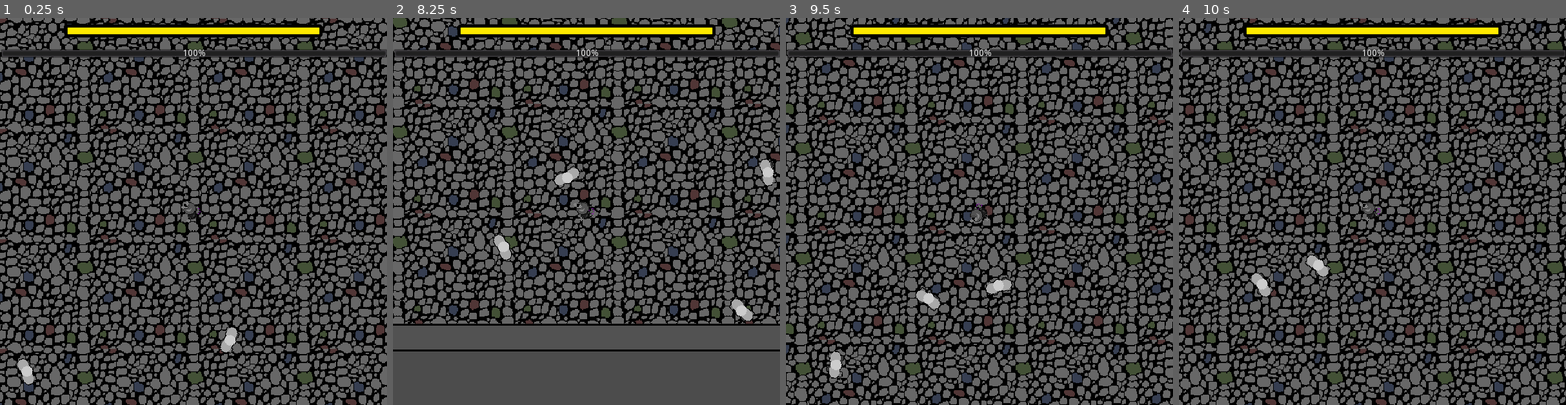
Above: before the commit, frames 1-4 (left to right).
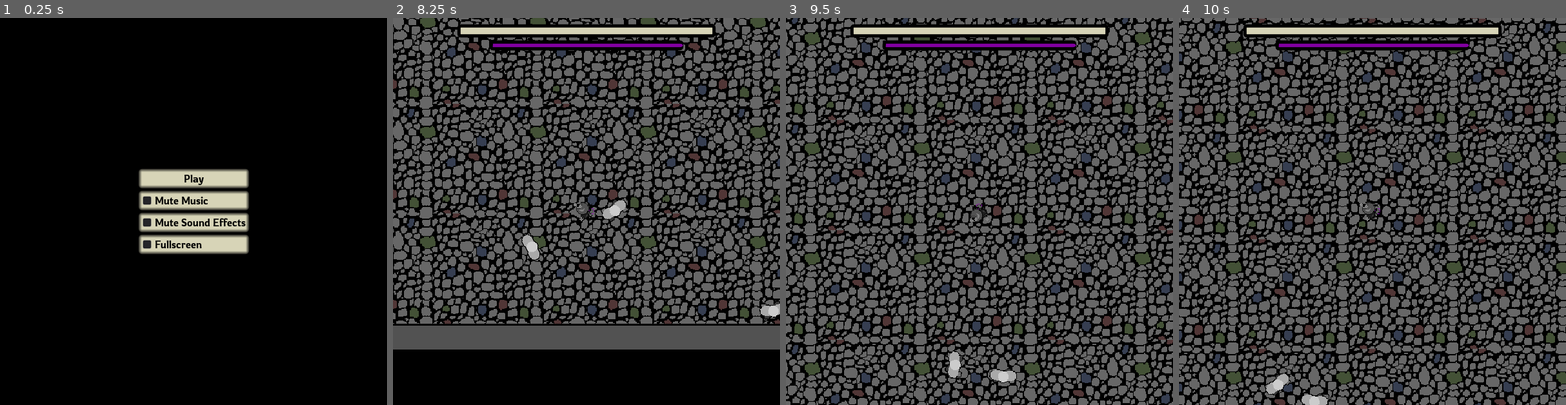
Above: after the commit, the same moments.

Repository: the-alex-g/LD52
Game: Godot game, scene res://Menu/MainMenu.tscn
Two runs of this game, one before a commit and one after it. Both use one fixed random seed, a clock stepped at 60 frames per second and the inputs below. Before the commit the project starts from res://World/World.tscn.
Inputs (mouse positions are in pixels of both pictures, inside the frame that each line leads up to):
- Up to frame 1 (0.25 s): no input
- Up to frame 2 (8.25 s): click (586, 199) at 0.5 s, where only the run after the commit has a clickable "Mute Music"; click (586, 223) at 1.25 s, where only the run after the commit has a clickable "Mute Sound Effects"; click (586, 180) at 2 s, where only the run after the commit has a clickable "Play"; move the mouse to (671, 192) at 2.77 s; hold D (right) 2.78-3.53 s; hold Space (shoot) 2.78-3.53 s; move the mouse to (509, 230) at 3.52 s; hold S (down) 3.53-4.28 s; tap Space (shoot) every 1.5 s from 3.6 to 8.1 s; move the mouse to (625, 126) at 4.27 s; hold D (right) 4.28-5.03 s; hold Space (shoot) 4.28-5.03 s; move the mouse to (567, 288) at 5.02 s; hold W (up) 5.03-5.78 s; move the mouse to (702, 269) at 5.77 s; hold Space (shoot) 5.78-6.53 s; hold A (left) 5.78-7.28 s; move the mouse to (470, 153) at 6.52 s; move the mouse to (605, 211) at 7.27 s; hold S (down) 7.28-8.03 s; hold Space (shoot) 7.28-8.03 s; move the mouse to (528, 114) at 8.02 s; hold D (right) from 8.03 s (still down)
- Up to frame 3 (9.5 s): move the mouse to (1064, 192) at 8.77 s; release D (right) at 8.78 s; hold W (up) from 8.78 s (still down); hold Space (shoot) from 8.78 s (still down)
- Up to frame 4 (10 s): move the mouse to (1295, 230) at 9.52 s; release W (up) at 9.53 s; release Space (shoot) at 9.53 s; hold D (right) from 9.53 s (still down); tap Space (shoot) at 9.6 s

The runs differ from the first frame. In frame 1, 62% of the frame differs, in the area x 0-100%, y 0-100%; in frame 2, 60%; in frame 3, 55%; in frame 4, 54%.

Commit message:
Add some juice
(main loop music, particle effects, and theme)

Diff:
--- a/project/AI/MageAI.gd
+++ b/project/AI/MageAI.gd
@@ -39,7 +39,7 @@
 func _process_magic_timer()->void:
 	if _is_target_in_range() and _magic_cooldown_timer.is_stopped() and target != null:
 		_magic_cooldown_timer.start()
-	elif not _is_target_in_range() or target == null:
+	if not _is_target_in_range() or target == null:
 		_magic_cooldown_timer.stop()
 
 
--- a/project/Menu/MainMenu.gd
+++ b/project/Menu/MainMenu.gd
@@ -1,5 +1,28 @@
 extends Control
 
+var _sfx_bus := -1
+var _music_bus := -1
+
+
+func _ready()->void:
+	_sfx_bus = AudioServer.get_bus_index("SFX")
+	_music_bus = AudioServer.get_bus_index("Music")
+	$VBoxContainer/Fullscreen.pressed = OS.window_fullscreen
+	$VBoxContainer/SFXMute.pressed = AudioServer.is_bus_mute(_sfx_bus)
+	$VBoxContainer/MusicMute.pressed = AudioServer.is_bus_mute(_music_bus)
 
 func _on_Play_pressed():
+	# warning-ignore:return_value_discarded
 	get_tree().change_scene("res://World/World.tscn")
+
+
+func _on_Fullscreen_toggled(button_pressed:bool)->void:
+	OS.window_fullscreen = button_pressed
+
+
+func _on_MusicMute_toggled(button_pressed:bool)->void:
+	AudioServer.set_bus_mute(_music_bus, button_pressed)
+
+
+func _on_SFXMute_toggled(button_pressed:bool)->void:
+	AudioServer.set_bus_mute(_sfx_bus, button_pressed)
--- a/project/Menu/MainMenu.tscn
+++ b/project/Menu/MainMenu.tscn
@@ -1,21 +1,50 @@
-[gd_scene load_steps=2 format=2]
+[gd_scene load_steps=3 format=2]
 
 [ext_resource path="res://Menu/MainMenu.gd" type="Script" id=1]
+[ext_resource path="res://Menu/theme.tres" type="Theme" id=2]
 
 [node name="MainMenu" type="Control"]
 anchor_right = 1.0
 anchor_bottom = 1.0
+theme = ExtResource( 2 )
 script = ExtResource( 1 )
 
-[node name="Play" type="Button" parent="."]
+[node name="VBoxContainer" type="VBoxContainer" parent="."]
 anchor_left = 0.5
 anchor_top = 0.5
 anchor_right = 0.5
 anchor_bottom = 0.5
-margin_left = -19.0
-margin_top = -10.0
-margin_right = 19.0
-margin_bottom = 10.0
+margin_left = -20.5
+margin_top = -20.0
+margin_right = 20.5
+margin_bottom = 20.0
+grow_horizontal = 2
+grow_vertical = 2
+
+[node name="Play" type="Button" parent="VBoxContainer"]
+margin_right = 171.0
+margin_bottom = 30.0
 text = "Play"
 
-[connection signal="pressed" from="Play" to="." method="_on_Play_pressed"]
+[node name="MusicMute" type="CheckBox" parent="VBoxContainer"]
+margin_top = 34.0
+margin_right = 171.0
+margin_bottom = 64.0
+text = "Mute Music"
+
+[node name="SFXMute" type="CheckBox" parent="VBoxContainer"]
+margin_top = 68.0
+margin_right = 171.0
+margin_bottom = 98.0
+text = "Mute Sound Effects"
+
+[node name="Fullscreen" type="CheckBox" parent="VBoxContainer"]
+margin_top = 102.0
+margin_right = 171.0
+margin_bottom = 132.0
+text = "Fullscreen"
+
+[connection signal="pressed" from="VBoxContainer/Play" to="." method="_on_Play_pressed"]
+[connection signal="toggled" from="VBoxContainer/MusicMute" to="." method="_on_MusicMute_toggled"]
+[connection signal="toggled" from="VBoxContainer/SFXMute" to="." method="_on_SFXMute_toggled"]
+[connection signal="toggled" from="VBoxContainer/Fullscreen" to="." method="_on_Fullscreen_toggled"]
--- /dev/null
+++ b/project/Menu/large_font.tres
@@ -0,0 +1,9 @@
+[gd_resource type="DynamicFont" load_steps=2 format=2]
+
+[ext_resource path="res://Menu/Rowdies-Light.ttf" type="DynamicFontData" id=1]
+
+[resource]
+size = 32
+outline_size = 1
+outline_color = Color( 0, 0, 0, 1 )
+font_data = ExtResource( 1 )
--- /dev/null
+++ b/project/Menu/small_font.tres
@@ -0,0 +1,6 @@
+[gd_resource type="DynamicFont" load_steps=2 format=2]
+
+[ext_resource path="res://Menu/Rowdies-Light.ttf" type="DynamicFontData" id=1]
+
+[resource]
+font_data = ExtResource( 1 )
--- /dev/null
+++ b/project/Menu/theme.tres
@@ -0,0 +1,76 @@
+[gd_resource type="Theme" load_steps=7 format=2]
+
+[ext_resource path="res://Menu/small_font.tres" type="DynamicFont" id=1]
+
+[sub_resource type="StyleBoxFlat" id=3]
+bg_color = Color( 1, 0.985, 0.85, 1 )
+border_width_left = 5
+border_width_top = 5
+border_width_right = 5
+border_width_bottom = 5
+border_color = Color( 0.65, 0.64025, 0.5525, 1 )
+border_blend = true
+corner_radius_top_left = 5
+corner_radius_top_right = 5
+corner_radius_bottom_right = 5
+corner_radius_bottom_left = 5
+
+[sub_resource type="StyleBoxFlat" id=4]
+bg_color = Color( 0.843137, 0.831373, 0.717647, 1 )
+border_width_left = 5
+border_width_top = 5
+border_width_right = 5
+border_width_bottom = 5
+border_color = Color( 0.168627, 0.164706, 0.145098, 1 )
+border_blend = true
+corner_radius_top_left = 5
+corner_radius_top_right = 5
+corner_radius_bottom_right = 5
+corner_radius_bottom_left = 5
+
+[sub_resource type="StyleBoxFlat" id=5]
+bg_color = Color( 0.168627, 0.164706, 0.145098, 1 )
+border_width_left = 5
+border_width_top = 5
+border_width_right = 5
+border_width_bottom = 5
+border_color = Color( 0.43, 0.419967, 0.3698, 1 )
+border_blend = true
+corner_radius_top_left = 5
+corner_radius_top_right = 5
+corner_radius_bottom_right = 5
+corner_radius_bottom_left = 5
+
+[sub_resource type="StyleBoxFlat" id=1]
+bg_color = Color( 0.843137, 0.831373, 0.717647, 1 )
+border_width_left = 5
+border_width_top = 5
+border_width_right = 5
+border_width_bottom = 5
+border_color = Color( 0, 0, 0, 1 )
+corner_radius_top_left = 5
+corner_radius_top_right = 5
+corner_radius_bottom_right = 5
+corner_radius_bottom_left = 5
+
+[sub_resource type="StyleBoxFlat" id=2]
+bg_color = Color( 0.509804, 0, 0.631373, 1 )
+skew = Vector2( 0.05, 0 )
+border_width_left = 5
+border_width_top = 5
+border_width_bottom = 5
+border_color = Color( 0, 0, 0, 1 )
+corner_radius_top_right = 5
+corner_radius_bottom_right = 5
+corner_radius_bottom_left = 5
+
+[resource]
+default_font = ExtResource( 1 )
+Button/colors/font_color = Color( 0, 0, 0, 1 )
+Button/colors/font_color_focus = Color( 0, 0, 0, 1 )
+Button/colors/font_color_hover = Color( 0, 0, 0, 1 )
+Button/styles/hover = SubResource( 3 )
+Button/styles/normal = SubResource( 4 )
+Button/styles/pressed = SubResource( 5 )
+ProgressBar/styles/bg = SubResource( 1 )
+ProgressBar/styles/fg = SubResource( 2 )
--- a/project/Pawns/ArchmagePawn.tscn
+++ b/project/Pawns/ArchmagePawn.tscn
@@ -40,9 +40,9 @@
 frames = null
 
 [node name="Halo" parent="." index="6"]
-frame = 0
+frame = 2
 
 [node name="LightHalo" type="AnimatedSprite" parent="." index="7"]
 frames = SubResource( 5 )
-frame = 1
+frame = 3
 playing = true
--- a/project/Pawns/KnightPawn.tscn
+++ b/project/Pawns/KnightPawn.tscn
@@ -12,8 +12,5 @@
 strength = 4
 frame_path = "res://Pawns/Spriteframes/KnightFrames.tres"
 
-[node name="Sprite" parent="." index="4"]
-animation = "default"
-
 [node name="Halo" parent="." index="5"]
-frame = 2
+frame = 3
--- a/project/Pawns/MagePawn.tscn
+++ b/project/Pawns/MagePawn.tscn
@@ -13,7 +13,7 @@
 
 [node name="MagicCooldownTimer" type="Timer" parent="." index="4"]
 
-[node name="Sprite" parent="." index="5"]
-animation = "default"
+[node name="Halo" parent="." index="6"]
+frame = 3
 
 [connection signal="timeout" from="MagicCooldownTimer" to="." method="_on_MagicCooldownTimer_timeout"]
--- a/project/Pawns/Pawn.tscn
+++ b/project/Pawns/Pawn.tscn
@@ -68,7 +68,7 @@
 [node name="Halo" type="AnimatedSprite" parent="."]
 position = Vector2( 2, 0 )
 frames = SubResource( 18 )
-frame = 3
+frame = 1
 playing = true
 
 [connection signal="body_entered" from="AttackArea" to="." method="_on_AttackArea_body_entered"]
--- a/project/Player/Player.gd
+++ b/project/Player/Player.gd
@@ -38,7 +38,7 @@
 	_can_shoot = false
 	_cooldown_timer.start(cooldown_time)
 
-	var target_position := global_position + (Vector2.RIGHT * 300).rotated(get_global_mouse_position().angle_to_point(global_position))
+	var target_position := global_position + (Vector2.RIGHT * 200).rotated(get_global_mouse_position().angle_to_point(global_position))
 
 	var bolt = preload("res://Weapons/DarkBolt.tscn").instance()
 	bolt.to = target_position
--- /dev/null
+++ b/project/Sound/Jukebox.gd
@@ -0,0 +1,4 @@
+extends Node
+
+
+onready var main_loop : AudioStreamPlayer = $MainLoop
--- /dev/null
+++ b/project/Sound/Jukebox.tscn
@@ -0,0 +1,11 @@
+[gd_scene load_steps=3 format=2]
+
+[ext_resource path="res://Sound/Jukebox.gd" type="Script" id=1]
+[ext_resource path="res://Sound/Music/MainLoop.ogg" type="AudioStream" id=2]
+
+[node name="Jukebox" type="Node"]
+script = ExtResource( 1 )
+
+[node name="MainLoop" type="AudioStreamPlayer" parent="."]
+stream = ExtResource( 2 )
+bus = "Music"
--- /dev/null
+++ b/project/Sound/audiobus.tres
@@ -0,0 +1,15 @@
+[gd_resource type="AudioBusLayout" format=2]
+
+[resource]
+bus/1/name = "Music"
+bus/1/solo = false
+bus/1/mute = false
+bus/1/bypass_fx = false
+bus/1/volume_db = 0.0
+bus/1/send = "Master"
+bus/2/name = "SFX"
+bus/2/solo = false
+bus/2/mute = false
+bus/2/bypass_fx = false
+bus/2/volume_db = 0.0
+bus/2/send = "Master"
--- a/project/Weapons/Bolt.gd
+++ b/project/Weapons/Bolt.gd
@@ -5,6 +5,7 @@
 var from : Vector2
 var damage : int
 var to : Vector2
+var finished := false
 
 onready var _target_region : CollisionShape2D = $TargetRegion
 onready var _tween : Tween = $Tween
@@ -16,15 +17,10 @@
 	if intersection.size() > 0:
 		to = intersection.position
 	_target_region.position = to
+	$ExplosionParticles.position = to
 
 	# warning-ignore:return_value_discarded
 	_tween.interpolate_property(self, "to", from, _target_region.position, 0.09, Tween.TRANS_QUAD)
-	# warning-ignore:return_value_discarded
-	_tween.start()
-	yield(_tween, "tween_all_completed")
-
-	# warning-ignore:return_value_discarded
-	_tween.interpolate_property(self, "from", null, to, 0.11, Tween.TRANS_QUAD)
 	# warning-ignore:return_value_discarded
 	_tween.start()
 	yield(_tween, "tween_all_completed")
@@ -33,11 +29,20 @@
 		if body.has_method("hit"):
 			body.hit(damage)
 
-	queue_free()
+	$ExplosionParticles.emitting = true
+	# warning-ignore:return_value_discarded
+	_tween.interpolate_property(self, "from", null, to, 0.11, Tween.TRANS_QUAD)
+	# warning-ignore:return_value_discarded
+	_tween.start()
+	yield(_tween, "tween_all_completed")
+
+	finished = true
 
 
 func _process(_delta:float)->void:
 	update()
+	if not $ExplosionParticles.emitting and finished:
+		queue_free()
 
 
 func _draw()->void:
--- a/project/Weapons/DarkBolt.tscn
+++ b/project/Weapons/DarkBolt.tscn
@@ -1,9 +1,13 @@
-[gd_scene load_steps=3 format=2]
+[gd_scene load_steps=5 format=2]
 
+[ext_resource path="res://Weapons/ParticleCircle.png" type="Texture" id=1]
 [ext_resource path="res://Weapons/Bolt.gd" type="Script" id=3]
 
 [sub_resource type="CircleShape2D" id=1]
-radius = 8.0
+radius = 16.0
+
+[sub_resource type="Gradient" id=2]
+colors = PoolColorArray( 0.715904, 0, 0.748047, 1, 0, 0, 0, 1 )
 
 [node name="DarkBolt" type="Area2D"]
 collision_layer = 16
@@ -15,3 +19,17 @@
 shape = SubResource( 1 )
 
 [node name="Tween" type="Tween" parent="."]
+
+[node name="ExplosionParticles" type="CPUParticles2D" parent="."]
+emitting = false
+amount = 32
+one_shot = true
+speed_scale = 3.0
+explosiveness = 0.5
+randomness = 0.5
+texture = ExtResource( 1 )
+direction = Vector2( 0, 0 )
+spread = 180.0
+gravity = Vector2( 0, 0 )
+initial_velocity = 16.0
+color_ramp = SubResource( 2 )
--- a/project/Weapons/GoodBolt.tscn
+++ b/project/Weapons/GoodBolt.tscn
@@ -1,9 +1,13 @@
-[gd_scene load_steps=3 format=2]
+[gd_scene load_steps=5 format=2]
 
+[ext_resource path="res://Weapons/ParticleCircle.png" type="Texture" id=1]
 [ext_resource path="res://Weapons/Bolt.gd" type="Script" id=3]
 
 [sub_resource type="CircleShape2D" id=1]
-radius = 8.0
+radius = 16.0
+
+[sub_resource type="Gradient" id=2]
+colors = PoolColorArray( 0.985229, 1, 0.527344, 1, 0.839844, 0.83664, 0.757828, 1 )
 
 [node name="GoodBolt" type="Area2D"]
 collision_layer = 16
@@ -15,3 +19,17 @@
 shape = SubResource( 1 )
 
 [node name="Tween" type="Tween" parent="."]
+
+[node name="ExplosionParticles" type="CPUParticles2D" parent="."]
+emitting = false
+amount = 32
+one_shot = true
+speed_scale = 3.0
+explosiveness = 0.5
+randomness = 0.5
+texture = ExtResource( 1 )
+direction = Vector2( 0, 0 )
+spread = 180.0
+gravity = Vector2( 0, 0 )
+initial_velocity = 16.0
+color_ramp = SubResource( 2 )
--- a/project/World/HUD.gd
+++ b/project/World/HUD.gd
@@ -32,7 +32,7 @@
 	_endgame_panel.show()
 	_endgame_label.text = message
 	PawnHandler.reset()
-	get_tree().paused = false
+	get_tree().paused = true
 
 
 func _on_Button_pressed()->void:
--- a/project/World/HUD.tscn
+++ b/project/World/HUD.tscn
@@ -1,30 +1,8 @@
 [gd_scene load_steps=4 format=2]
 
 [ext_resource path="res://World/HUD.gd" type="Script" id=1]
-
-[sub_resource type="StyleBoxFlat" id=1]
-bg_color = Color( 0.827451, 0, 1, 1 )
-skew = Vector2( 0.25, 0 )
-border_width_left = 5
-border_width_top = 5
-border_width_bottom = 5
-border_color = Color( 0, 0, 0, 1 )
-corner_radius_top_left = 5
-corner_radius_top_right = 5
-corner_radius_bottom_right = 5
-corner_radius_bottom_left = 5
-
-[sub_resource type="StyleBoxFlat" id=2]
-bg_color = Color( 1, 0.913725, 0, 1 )
-border_width_left = 5
-border_width_top = 5
-border_width_right = 5
-border_width_bottom = 5
-border_color = Color( 0, 0, 0, 1 )
-corner_radius_top_left = 5
-corner_radius_top_right = 5
-corner_radius_bottom_right = 5
-corner_radius_bottom_left = 5
+[ext_resource path="res://Menu/theme.tres" type="Theme" id=2]
+[ext_resource path="res://Menu/large_font.tres" type="DynamicFont" id=3]
 
 [node name="HUD" type="CanvasLayer"]
 pause_mode = 2
@@ -36,8 +14,7 @@
 margin_top = 10.0
 margin_right = -100.0
 margin_bottom = 30.0
-custom_styles/fg = SubResource( 1 )
-custom_styles/bg = SubResource( 2 )
+theme = ExtResource( 2 )
 step = 1.0
 percent_visible = false
 
@@ -51,6 +28,7 @@
 margin_top = -250.0
 margin_right = 250.0
 margin_bottom = 250.0
+theme = ExtResource( 2 )
 
 [node name="VBoxContainer" type="VBoxContainer" parent="EndGamePanel"]
 anchor_left = 0.5
@@ -68,6 +46,7 @@
 [node name="Label" type="Label" parent="EndGamePanel/VBoxContainer"]
 margin_right = 83.0
 margin_bottom = 14.0
+custom_fonts/font = ExtResource( 3 )
 text = "You WIn"
 
 [node name="PlayAgain" type="Button" parent="EndGamePanel/VBoxContainer"]
@@ -84,11 +63,13 @@
 
 [node name="PlayerHealth" type="ProgressBar" parent="."]
 anchor_right = 1.0
-margin_left = 1.0
-margin_top = 48.0
-margin_right = 1.0
-margin_bottom = 62.0
+margin_left = 150.0
+margin_top = 35.0
+margin_right = -150.0
+margin_bottom = 50.0
+theme = ExtResource( 2 )
 step = 1.0
+percent_visible = false
 
 [connection signal="pressed" from="EndGamePanel/VBoxContainer/PlayAgain" to="." method="_on_Button_pressed"]
 [connection signal="pressed" from="EndGamePanel/VBoxContainer/MainMenu" to="." method="_on_MainMenu_pressed"]
--- a/project/World/World.gd
+++ b/project/World/World.gd
@@ -9,6 +9,8 @@
 func _ready()->void:
 	randomize()
 
+	Jukebox.main_loop.play()
+
 	for _i in 64:
 		_path_follow.unit_offset = randf()
 		_path_follow.rotation = randf() * TAU
--- a/project/project.godot
+++ b/project/project.godot
@@ -33,16 +33,23 @@
 [application]
 
 config/name="Mind Harvest"
-run/main_scene="res://World/World.tscn"
+run/main_scene="res://Menu/MainMenu.tscn"
 config/icon="res://icon.png"
+
+[audio]
+
+default_bus_layout="res://Sound/audiobus.tres"
 
 [autoload]
 
 PawnHandler="*res://World/PawnHandler.gd"
+Jukebox="*res://Sound/Jukebox.tscn"
 
 [display]
 
 window/size/width=600
+window/stretch/mode="2d"
+window/stretch/aspect="keep"
 
 [gui]
 
@@ -104,4 +111,5 @@
 quality/driver/driver_name="GLES2"
 vram_compression/import_etc=true
 vram_compression/import_etc2=false
+environment/default_clear_color=Color( 0, 0, 0, 1 )
 environment/default_environment="res://default_env.tres"
Binary file added: project/Menu/Rowdies-Light.ttf
Not shown, added: project/Sound/Music/MainLoop.ogg.import
Binary file added: project/Weapons/ParticleCircle.png
Not shown, added: project/Weapons/ParticleCircle.png.import
Not shown, added: project/Sound/Music/MainLoop.ogg
